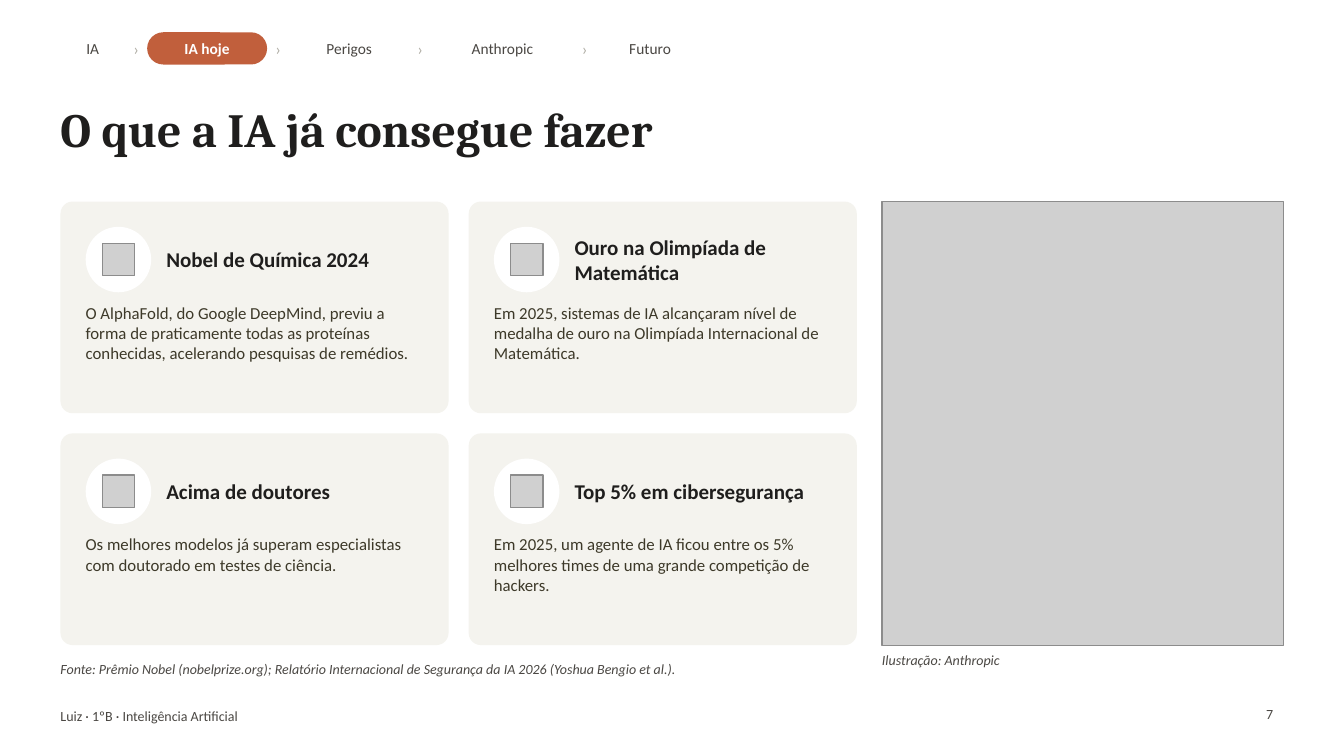
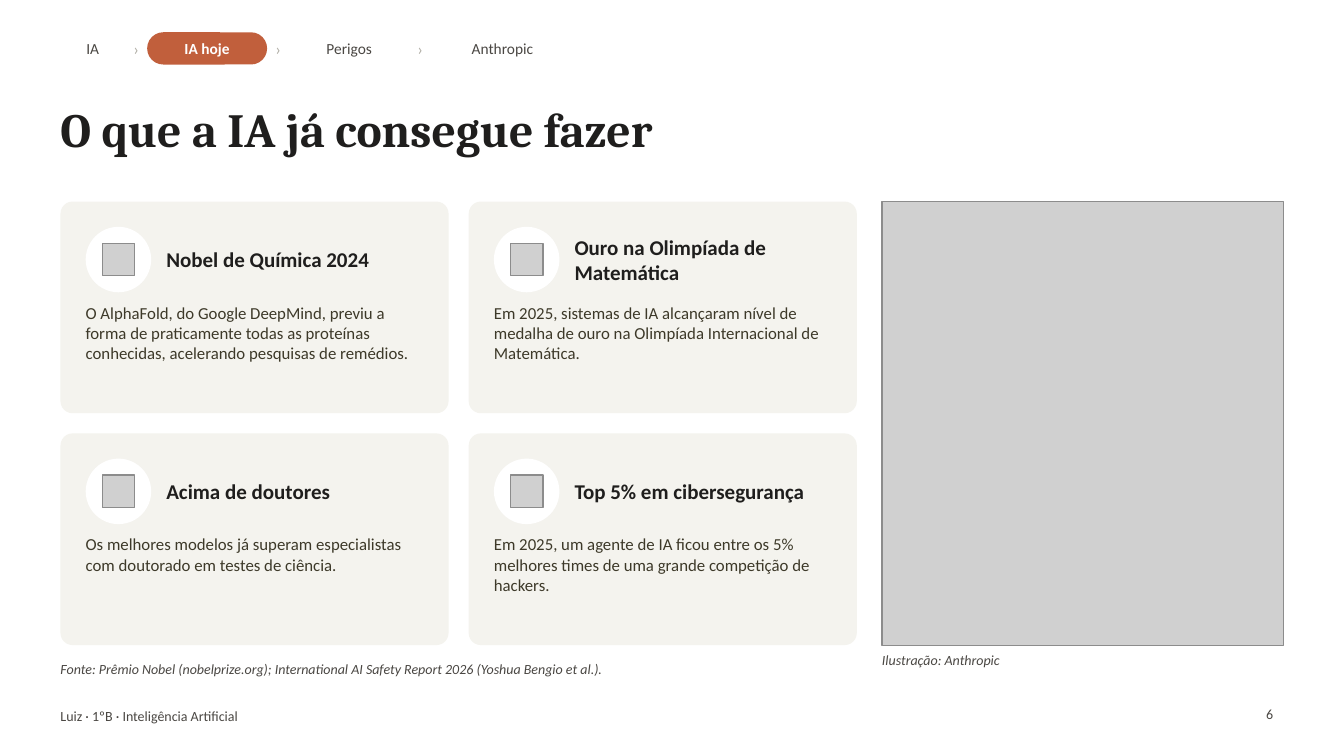
Before and after one commit to ArkhamKnight15/claude, a slide deck: slide 6 of apresentacao-ia/IA - Anthropic - Claude.pptx (slide 7 before the commit). Drawn at 1344x756 pixels with LibreOffice and Linux fonts; fonts in the diff are those of the drawing; grey boxes stand for pictures. Boxes give left, top, right and bottom in pixels: in the first picture for what was removed or moved away, otherwise in the second. Text is boxed around its words. In the diff, an @@ line names an element or a change of style, - is before the commit and + after.

```diff
--- a/apresentacao-ia/IA - Anthropic - Claude.pptx
+++ b/apresentacao-ia/IA - Anthropic - Claude.pptx
@@ text removed at [574, 32, 596, 65] @@
-›
@@ text removed at [629, 44, 671, 54] @@
-Futuro
@@ text at [60, 664, 602, 677]: text changed @@
-Fonte: Prêmio Nobel (nobelprize.org); Relatório Internacional de Segurança da IA 2026 (Yoshua Bengio et al.).
+Fonte: Prêmio Nobel (nobelprize.org); International AI Safety Report 2026 (Yoshua Bengio et al.).
@@ page number at [1266, 709, 1273, 719]: text changed @@
-7
+6
```
Also in this commit, not shown: 10 other slides changed, 3 slides added, 3 slides removed, 2 other files.
